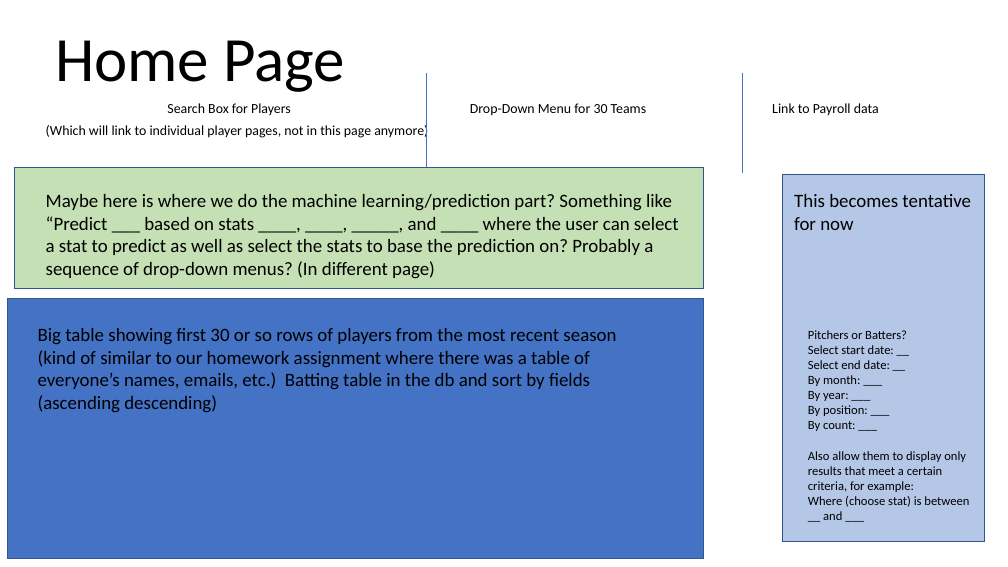
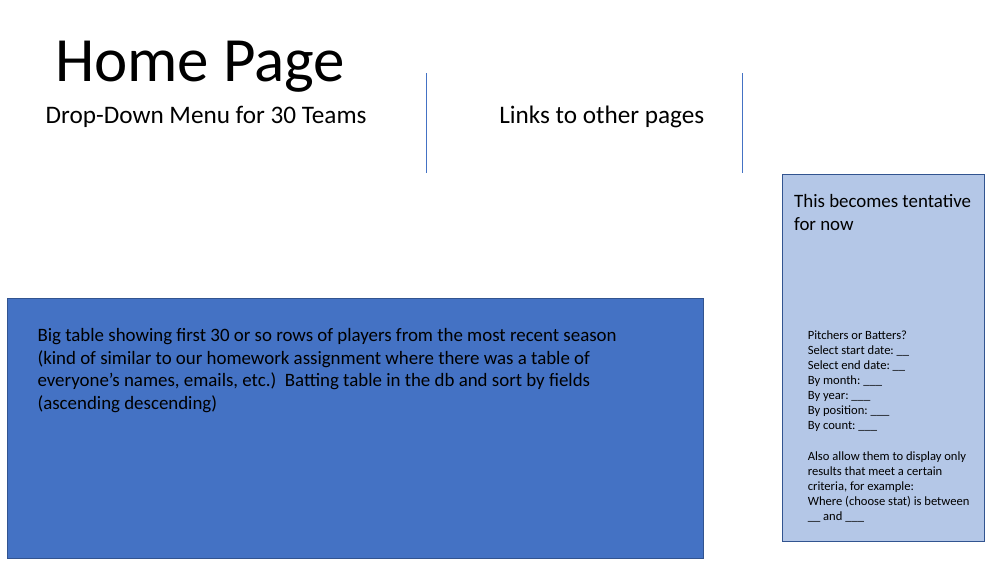
Before and after one commit to johngeyer/CIS550Project, a slide deck: slide 1 of Website template.pptx. Drawn at 1008x567 pixels with LibreOffice and Linux fonts; fonts in the diff are those of the drawing. Boxes give left, top, right and bottom in pixels: in the first picture for what was removed or moved away, otherwise in the second. Text is boxed around its words. In the diff, an @@ line names an element or a change of style, - is before the commit and + after.

Commit message:
players

```diff
--- a/Website template.pptx
+++ b/Website template.pptx
@@ subtitle at bbox=[46, 105, 704, 128]: text changed; size 13.2 to 24 pt @@
-Search Box for Players Drop-Down Menu for 30 Teams Link to Payroll data
-(Which will link to individual player pages, not in this page anymore)
+Drop-Down Menu for 30 Teams Links to other pages
@@ rectangle removed at bbox=[14, 168, 703, 289] @@
@@ text removed at bbox=[46, 194, 679, 279] @@
-Maybe here is where we do the machine learning/prediction part? Something like “Predict ___ based on stats ____, ____, _____, and ____ where the user can select a stat to predict as well as select the stats to base the prediction on? Probably a sequence of drop-down menus? (In different page)
```
Also in this commit, not shown: 2 slides added, 10 other files.
